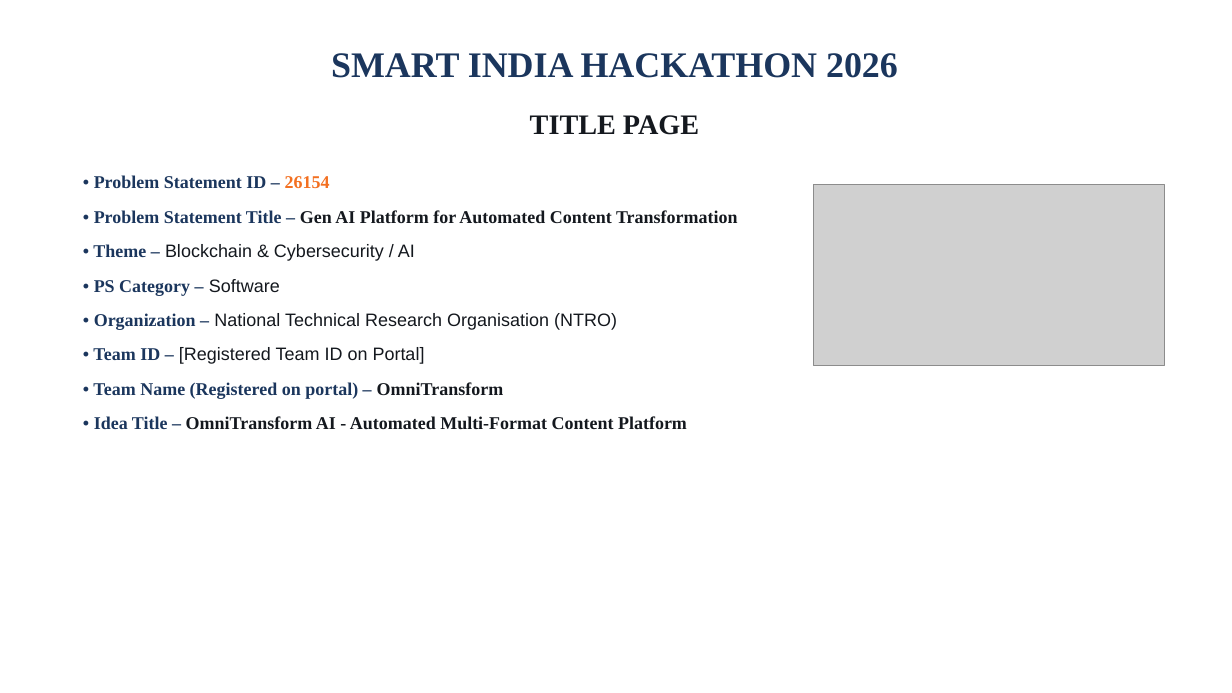
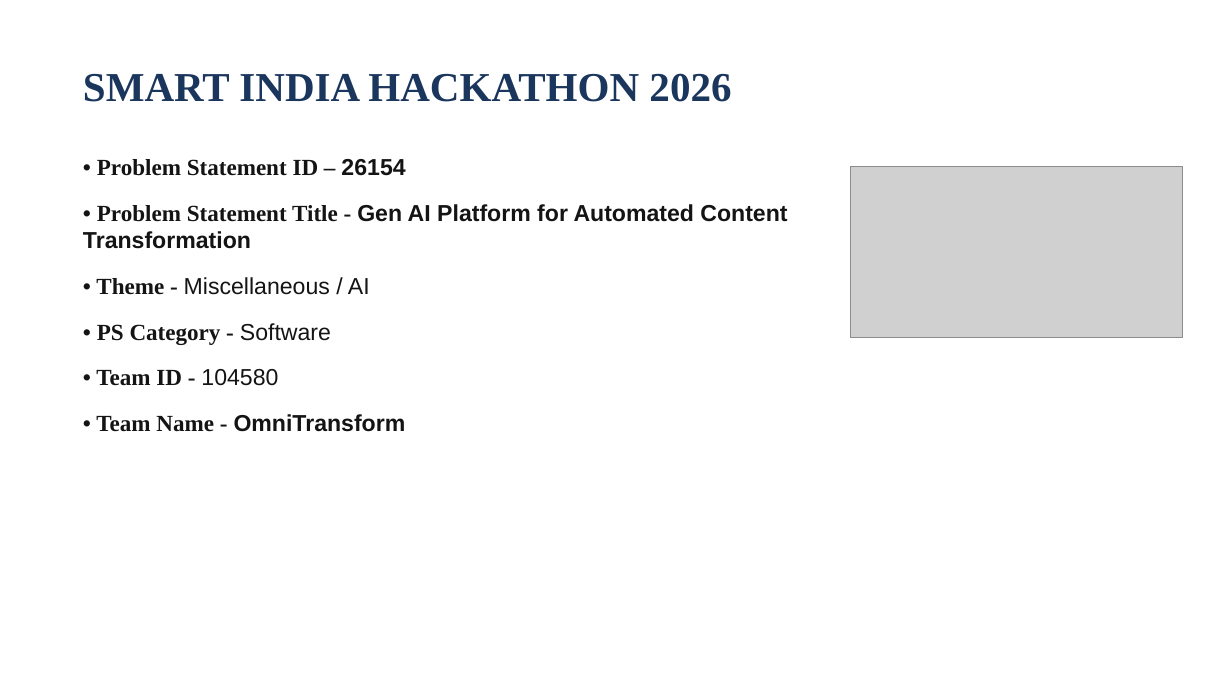
Before and after one commit to hrlpavan/sih-2026-media-problem-statements, a slide deck: slide 1 of SIH2026_Idea_Presentation_PS26154.pptx. Drawn at 1232x693 pixels with LibreOffice and Linux fonts; fonts in the diff are those of the drawing; grey boxes stand for pictures. Boxes give left, top, right and bottom in pixels: in the first picture for what was removed or moved away, otherwise in the second. Text is boxed around its words. In the diff, an @@ line names an element or a change of style, - is before the commit and + after.

Commit message:
Update SIH 2026 deck with simple basic English, authentic winning template layout, user stories, and diamond references

```diff
--- a/SIH2026_Idea_Presentation_PS26154.pptx
+++ b/SIH2026_Idea_Presentation_PS26154.pptx
@@ text "SMART INDIA HACKATHON 2026": place and size @@
-text "SMART INDIA HACKATHON 2026" at (331, 53, 898, 78)
+text "SMART INDIA HACKATHON 2026" at (83, 73, 731, 102)
@@ text "SMART INDIA HACKATHON 2026" at (83, 73, 731, 102): size 28 to 32 pt; alignment centre to left @@
@@ text removed at (530, 115, 699, 135) @@
-TITLE PAGE
@@ text "• Problem Statement ID – ...": place and size @@
-text "• Problem Statement ID – ..." at (93, 175, 738, 430)
+text "• Problem Statement ID – ..." at (83, 159, 787, 432)
@@ text at (97, 159, 405, 176): size 14 to 18 pt in "• Problem Statement ID – 26154"; font Times New Roman to Arial, text colour #F37021 to #141414 in "26154"; text colour #1B365D to #141414 in "• Problem Statement ID –"; more space between paragraphs @@
@@ picture: place and size @@
-picture at (813, 185, 1165, 366)
+picture at (850, 166, 1183, 337)
@@ text at (83, 204, 787, 432): text changed; size 14 to 18 pt; font Times New Roman to Arial; text colour #14181E to #141414 @@
-• Problem Statement Title – Gen AI Platform for Automated Content Transformation
-• Theme – Blockchain & Cybersecurity / AI
-• PS Category – Software
-• Organization – National Technical Research Organisation (NTRO)
-• Team ID – [Registered Team ID on Portal]
-• Team Name (Registered on portal) – OmniTransform
-• Idea Title – OmniTransform AI - Automated Multi-Format Content Platform
+• Problem Statement Title - Gen AI Platform for Automated Content Transformation
+• Theme - Miscellaneous / AI
+• PS Category - Software
+• Team ID - 104580
+• Team Name - OmniTransform
```
Also in this commit, not shown: 1 other slide changed, 4 slides added, 4 slides removed, 1 other file.
